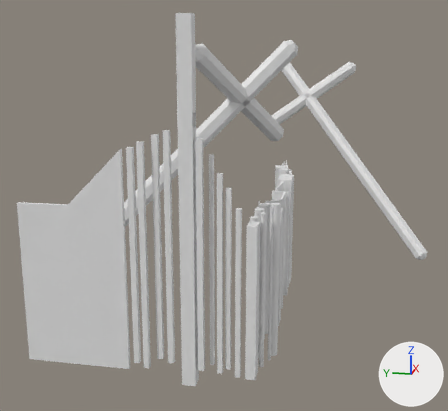
The glTF model assets/models/levels/lvl3.glb as it was, and as the next commit left it.
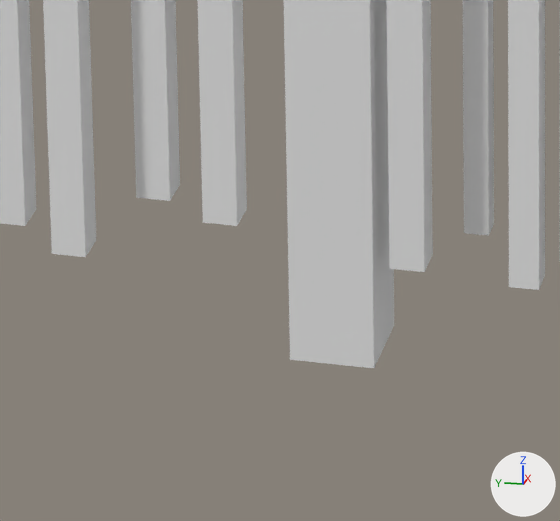
The first picture shows the older version from a camera (50 mm lens) standing at (-1086.0, -701.0, 316.0) and looking at (495.0, -385.0, -79.0). The close-ups show both versions on the part from 30% to 50% of the width and 80% to 100% of the height of that picture. The axes (+X, +Y, +Z) are drawn at lower right. The lights are the same throughout. Where no turn or scale is listed for an object, it has been applied to the vertices.

Script lines for the objects in view, before the commit:
```python
ob_pilar1_col = bpy.data.objects.new('Pilar1-col', me_cube_004)
ob_pilar1_col.location = (5.3, -304.6, 143.2)
ob_pilar2_col = bpy.data.objects.new('Pilar2-col', me_cube_003)
ob_pilar2_col.location = (-3.4, -327.7, 155.3)
ob_pilar3_col = bpy.data.objects.new('Pilar3-col', me_cube_002)
ob_pilar3_col.location = (13.5, -351.2, 167.2)
ob_pilar4_col = bpy.data.objects.new('Pilar4-col', me_cube_001)
ob_pilar4_col.location = (-3.1, -378.4, 177.8)
ob_pilar5_col = bpy.data.objects.new('Pilar5-col', me_cube_032)
ob_pilar5_col.location = (2.6, -415.1, 184.8)
ob_pilar6_col = bpy.data.objects.new('Pilar6-col', me_cube_017)
ob_pilar6_col.location = (-3.1, -439.4, 164.6)
# also in view: 'Pilar8-col' at (-3.0, -477.0, -94.0); 'Pilar7-col' at (13.0, -458.0, -74.0)
```
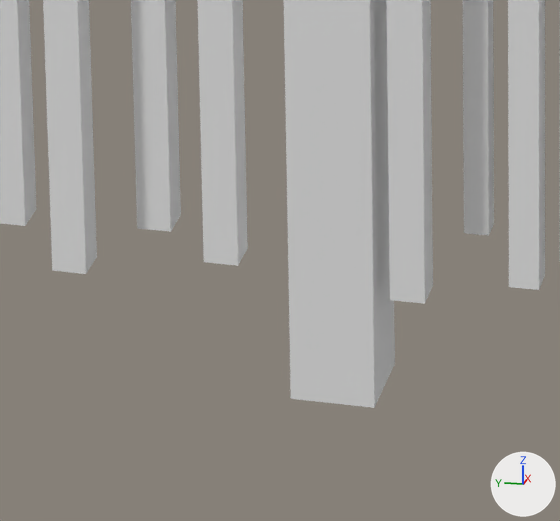
Location of each change, [x1, y1, x2, y2] in pixels of the close-ups (560 x 521 px):
'Pilar5-col', moved
    before: [284, 0, 394, 368]
    after: [284, 0, 395, 408]
'Pilar6-col', moved
    before: [387, 0, 433, 272]
    after: [387, 0, 433, 304]
'Pilar2-col', moved
    before: [43, 0, 96, 257]
    after: [43, 0, 97, 274]
'Pilar4-col', moved
    before: [197, 0, 247, 226]
    after: [197, 0, 248, 266]
'Pilar3-col', moved
    before: [131, 0, 180, 201]
    after: [131, 0, 181, 232]

Edits to the bpy script that builds the scene:
```text
Change ob_pilar5_col:
    ob_pilar5_col.location: (2.6, -415.1, 184.8) -> (2.6, -415.1, 170.9)
Change ob_pilar6_col:
    ob_pilar6_col.location: (-3.1, -439.4, 164.6) -> (-3.1, -439.4, 153.7)
Change ob_pilar4_col:
    ob_pilar4_col.location: (-3.1, -378.4, 177.8) -> (-3.1, -378.4, 163.9)
Change ob_pilar3_col:
    ob_pilar3_col.location: (13.5, -351.2, 167.2) -> (13.5, -351.2, 156.3)
Change ob_pilar2_col:
    ob_pilar2_col.location: (-3.4, -327.7, 155.3) -> (-3.4, -327.7, 149.3)
```
